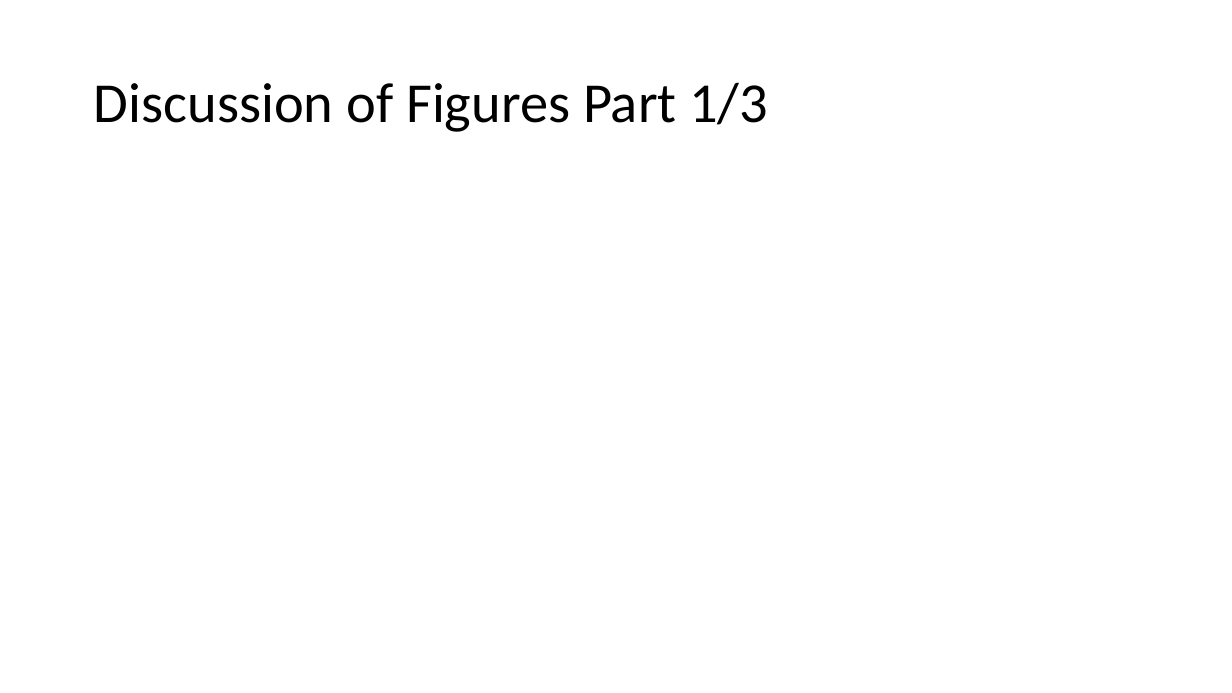
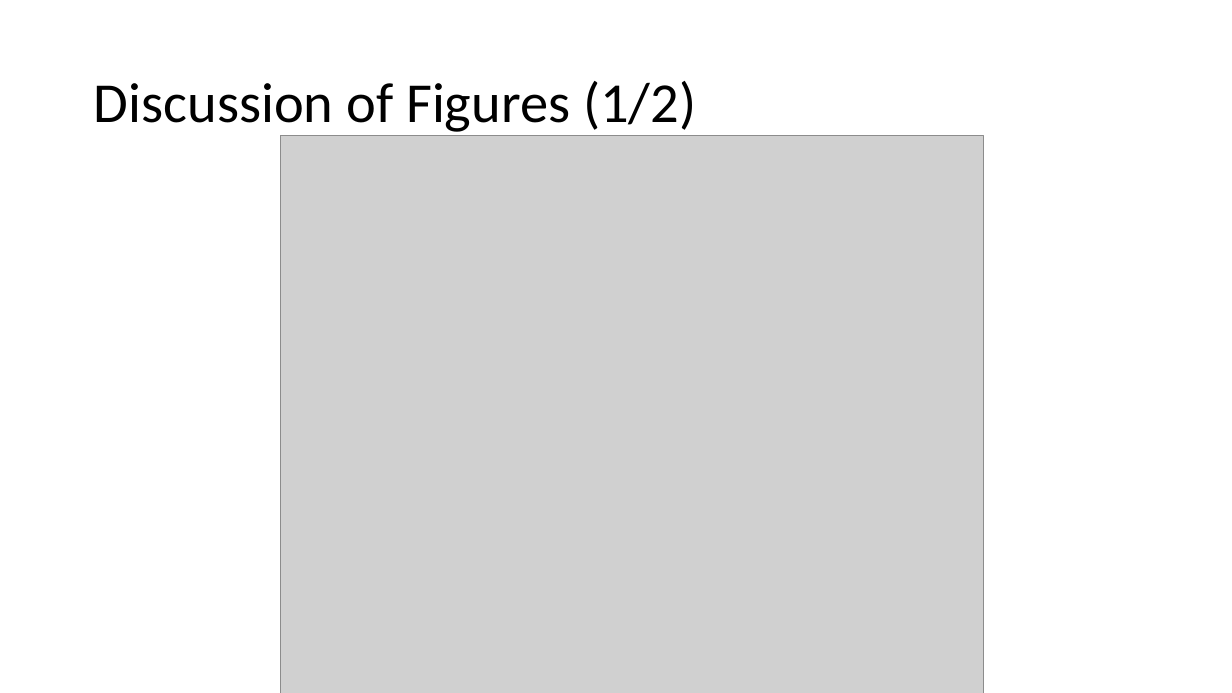
Before and after one commit to mandyfreddy/final-project-fredrickson, a slide deck: slide 7 of Final Project Presentation.pptx (slide 6 before the commit). Drawn at 1232x693 pixels with LibreOffice and Linux fonts; fonts in the diff are those of the drawing; grey boxes stand for pictures. Boxes give left, top, right and bottom in pixels: in the first picture for what was removed or moved away, otherwise in the second. Text is boxed around its words. In the diff, an @@ line names an element or a change of style, - is before the commit and + after.

```diff
--- a/Final Project Presentation.pptx
+++ b/Final Project Presentation.pptx
@@ title at [94, 81, 696, 132]: text changed @@
-Discussion of Figures Part 1/3
+Discussion of Figures (1/2)
@@ picture added at [281, 136, 984, 693] @@
```
Also in this commit, not shown: 3 other slides changed, 6 slides added, 5 slides removed, 5 other files.
